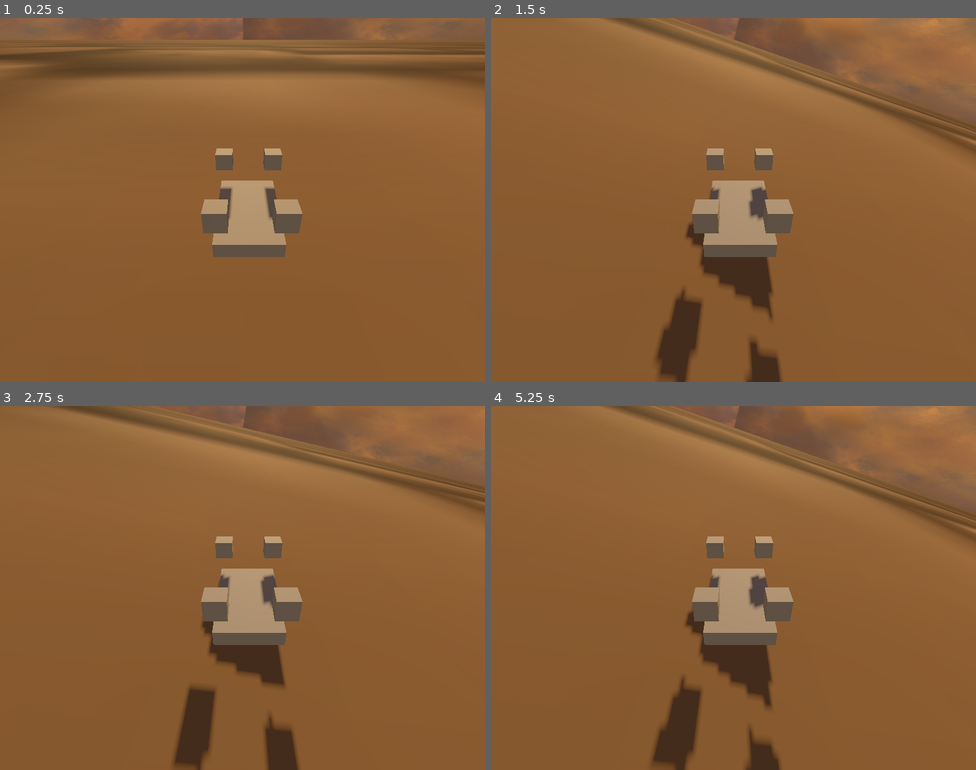
Above: before the commit, frames 1-4 (two rows, left to right).
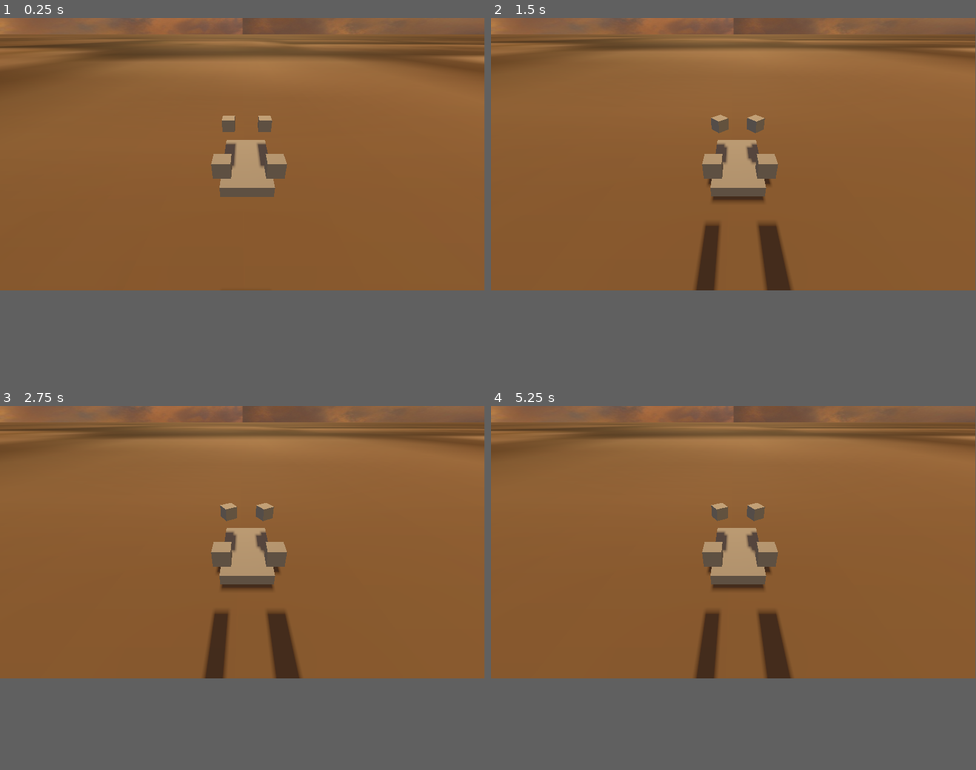
Above: after the commit, the same moments.

Repository: NuggetsWithTea/BeefyDrone
Game: Godot game, scene res://scenes/WindEnv.tscn
The game is run twice, just before and just after one commit, with the same random seed, the same clock (stepped at 60 frames per second) and the same inputs.
Inputs:
- Up to frame 1 (0.25 s): no input
- Up to frame 2 (1.5 s): hold Up (forward) 0.53-1.28 s; hold Down (backward) from 1.28 s (still down)
- Up to frame 3 (2.75 s): release Down (backward) at 2.03 s; hold Up (forward) from 2.03 s (still down)
- Up to frame 4 (5.25 s): release Up (forward) at 3.53 s; hold Down (backward) from 3.53 s (still down)
The window is 800x600 before the commit and 799x449 after it. Grey fills any space a smaller window leaves; there, only what the larger window draws over its background counts as a difference.

The runs differ from the first frame. In frame 1, 11% of the frame differs, in the area x 0-100%, y 0-66%; in frame 2, 16%; in frame 3, 15%; in frame 4, 16%, in the area x 0-100%, y 0-100%.

Commit message:
gravitation

Diff:
--- a/project.godot
+++ b/project.godot
@@ -12,12 +12,7 @@
 
 config/name="WindEnv"
 run/main_scene="res://scenes/WindEnv.tscn"
-config/features=PackedStringArray("4.3", "Forward Plus")
-
-[display]
-
-window/size/viewport_width=1600
-window/size/viewport_height=1200
+config/features=PackedStringArray("4.2", "Forward Plus")
 
 [filesystem]
 
@@ -27,36 +22,36 @@
 
 up={
 "deadzone": 0.5,
-"events": [Object(InputEventKey,"resource_local_to_scene":fa …(171 unchanged characters)… keycode":32,"key_label":0,"unicode":32,"location":0,"echo":false,"script":null)
+"events": [Object(InputEventKey,"resource_local_to_scene":fa …(171 unchanged characters)… keycode":32,"key_label":0,"unicode":32,"echo":false,"script":null)
 ]
 }
 down={
 "deadzone": 0.5,
-"events": [Object(InputEventKey,"resource_local_to_scene":fa …(175 unchanged characters)… ode":4194326,"key_label":0,"unicode":0,"location":0,"echo":false,"script":null)
-, Object(InputEventKey,"resource_local_to_scene":false,"reso …(166 unchanged characters)… ode":4194328,"key_label":0,"unicode":0,"location":0,"echo":false,"script":null)
+"events": [Object(InputEventKey,"resource_local_to_scene":fa …(175 unchanged characters)… ode":4194326,"key_label":0,"unicode":0,"echo":false,"script":null)
+, Object(InputEventKey,"resource_local_to_scene":false,"reso …(166 unchanged characters)… ode":4194328,"key_label":0,"unicode":0,"echo":false,"script":null)
 ]
 }
 left={
 "deadzone": 0.5,
-"events": [Object(InputEventKey,"resource_local_to_scene":fa …(175 unchanged characters)… ode":4194319,"key_label":0,"unicode":0,"location":0,"echo":false,"script":null)
-, Object(InputEventKey,"resource_local_to_scene":false,"reso …(162 unchanged characters)… keycode":65,"key_label":0,"unicode":97,"location":0,"echo":false,"script":null)
+"events": [Object(InputEventKey,"resource_local_to_scene":fa …(175 unchanged characters)… ode":4194319,"key_label":0,"unicode":0,"echo":false,"script":null)
+, Object(InputEventKey,"resource_local_to_scene":false,"reso …(162 unchanged characters)… keycode":65,"key_label":0,"unicode":97,"echo":false,"script":null)
 ]
 }
 right={
 "deadzone": 0.5,
-"events": [Object(InputEventKey,"resource_local_to_scene":fa …(175 unchanged characters)… ode":4194321,"key_label":0,"unicode":0,"location":0,"echo":false,"script":null)
-, Object(InputEventKey,"resource_local_to_scene":false,"reso …(163 unchanged characters)… eycode":68,"key_label":0,"unicode":100,"location":0,"echo":false,"script":null)
+"events": [Object(InputEventKey,"resource_local_to_scene":fa …(175 unchanged characters)… ode":4194321,"key_label":0,"unicode":0,"echo":false,"script":null)
+, Object(InputEventKey,"resource_local_to_scene":false,"reso …(163 unchanged characters)… eycode":68,"key_label":0,"unicode":100,"echo":false,"script":null)
 ]
 }
 forward={
 "deadzone": 0.5,
-"events": [Object(InputEventKey,"resource_local_to_scene":fa …(175 unchanged characters)… ode":4194320,"key_label":0,"unicode":0,"location":0,"echo":false,"script":null)
-, Object(InputEventKey,"resource_local_to_scene":false,"reso …(163 unchanged characters)… eycode":87,"key_label":0,"unicode":119,"location":0,"echo":false,"script":null)
+"events": [Object(InputEventKey,"resource_local_to_scene":fa …(175 unchanged characters)… ode":4194320,"key_label":0,"unicode":0,"echo":false,"script":null)
+, Object(InputEventKey,"resource_local_to_scene":false,"reso …(163 unchanged characters)… eycode":87,"key_label":0,"unicode":119,"echo":false,"script":null)
 ]
 }
 backward={
 "deadzone": 0.5,
-"events": [Object(InputEventKey,"resource_local_to_scene":fa …(175 unchanged characters)… ode":4194322,"key_label":0,"unicode":0,"location":0,"echo":false,"script":null)
-, Object(InputEventKey,"resource_local_to_scene":false,"reso …(163 unchanged characters)… eycode":83,"key_label":0,"unicode":115,"location":0,"echo":false,"script":null)
+"events": [Object(InputEventKey,"resource_local_to_scene":fa …(175 unchanged characters)… ode":4194322,"key_label":0,"unicode":0,"echo":false,"script":null)
+, Object(InputEventKey,"resource_local_to_scene":false,"reso …(163 unchanged characters)… eycode":83,"key_label":0,"unicode":115,"echo":false,"script":null)
 ]
 }
--- a/scenes/Propeller.tscn
+++ b/scenes/Propeller.tscn
@@ -9,8 +9,9 @@
 [node name="Propeller" type="RigidBody3D"]
 mass = 0.175
 script = ExtResource("1_fxe28")
-SPEED_CONSTANT = 10
+SPEED_CONSTANT = 7
 DISC_AREA = 0.1
+MAX_VOLTAGE = 10.0
 
 [node name="CollisionShape3D" type="CollisionShape3D" parent="."]
 transform = Transform3D(0.3, 0, 0, 0, 0.3, 0, 0, 0, 0.3, 0, 0, 0)
--- a/scenes/WindEnv.tscn
+++ b/scenes/WindEnv.tscn
@@ -32,6 +32,8 @@
 
 [node name="WindNode" type="Node3D"]
 script = ExtResource("1_h7g0s")
+base_wind_speed = 2.0
+turbulence_strength = 0.5
 
 [node name="Drone" parent="." instance=ExtResource("2_0w3p5")]
 transform = Transform3D(1, 0, 0, 0, 1, 0, 0, 0, 1, 0, 2.37582, 0)
--- a/scripts/Drone.gd
+++ b/scripts/Drone.gd
@@ -11,8 +11,10 @@
 var ground: MeshInstance3D
 var Current_WIND_FORCE = Vector3.ZERO
 
-# Get the gravity from the project settings to be synced with RigidBody nodes.
-var gravity = ProjectSettings.get_setting("physics/3d/default_gravity")
+var grav_pull_default: float = 0.2
+var current_grav_pull: float = grav_pull_default  # Base gravity strength
+var grav_increase: float = 1.05  # Increases over time
+var max_grav_force: float = 9.81  # Limit maximum gravity effect
 
 func linear_vel():
 	return linear_velocity
@@ -24,11 +26,14 @@
 	add_to_group("wind_affected")
 
 
+func _input(event):
+	if Input.is_action_just_pressed("forward"):
+		propellers[2].increase_voltage(-.5)
+		propellers[3].increase_voltage(-.5)
 
-func _physics_process(delta):
-	# Add the gravity.
-	if global_position.y > ground.global_position.y + 10:
-		linear_velocity.y -= gravity * delta
+	if Input.is_action_just_pressed("backward"):
+		propellers[2].increase_voltage(.5)
+		propellers[3].increase_voltage(.5)
 
 	if Input.is_action_just_pressed("up"):
 		for prop in propellers:
@@ -38,7 +43,21 @@
 		for prop in propellers:
 			prop.increase_voltage(-1)
 
+func _physics_process(delta):
 	linear_velocity += Current_WIND_FORCE * delta
+
+	# Gradually increase gravity over time
+	if global_position.y < ground.global_position.y + 1:
+		current_grav_pull = grav_pull_default
+		return
+
+	current_grav_pull *= grav_increase
+	if current_grav_pull >= max_grav_force:
+		current_grav_pull = max_grav_force
+
+	# Apply nonlinear gravity
+	var gravity_force = Vector3(0, -current_grav_pull, 0)
+	linear_velocity += gravity_force
 
 func set_wind_force(force:Vector3):
 	Current_WIND_FORCE = force
--- a/scripts/Propeller.gd
+++ b/scripts/Propeller.gd
@@ -31,27 +31,29 @@
 	offset_transform.origin = LOCAL_OFFSET
 
 	# Update total spin angle
-	CURRENT_ANGLE += ((CURRENT_RPM * TAU) / 60.0) * delta
-	CURRENT_ANGLE = fmod(CURRENT_ANGLE, TAU)  # TAU is 2π in Godot 4
+	CURRENT_ANGLE += deg_to_rad(CURRENT_RPM) * delta
+	CURRENT_ANGLE = wrapf(CURRENT_ANGLE, 0.0, TAU)  # More stable wrapping
+
 
 	# Create a transform for the local spin
 	var spin_transform = Transform3D(Basis(Vector3.UP, CURRENT_ANGLE), Vector3.ZERO)
 
 	# Combine them all
 	global_transform = DRONE.global_transform * offset_transform * spin_transform
+
 	CURRENT_VELOCITY *= VELOCITY_DECAY * delta
 
 func _physics_process(delta):
 	print("Voltage: %.2fV, RPM: %d, Force: %.2f" % [CURRENT_VOLTAGE, CURRENT_RPM, CURRENT_THRUST_FORCE])
 
 	_rpm()
+	_thrust()
 
 	if CURRENT_VOLTAGE == 0:
 		return
 
-	_thrust()
 	_apply_lift_force(delta)
-	#_apply_drag()
+	_apply_drag()
 
 	var angular_speed = (CURRENT_RPM * 2 * PI) / 60
 	rotate_y(angular_speed * delta)
@@ -96,9 +98,8 @@
 	_apply_drone_force(drag_force)
 
 func _apply_drone_force(force):
-	# Apply drag at the propeller's position relative to the drone
+	# Compute the propeller's position relative to the drone
 	var force_offset = global_transform.origin - DRONE.global_transform.origin
 
-	# Apply the drag at the propeller's world position, affecting both translation and rotation
-	#print(force)
-	DRONE.apply_force(force, Vector3.ZERO)
+	# Apply the force at the propeller's position relative to the drone's center
+	DRONE.apply_force(force, force_offset)
